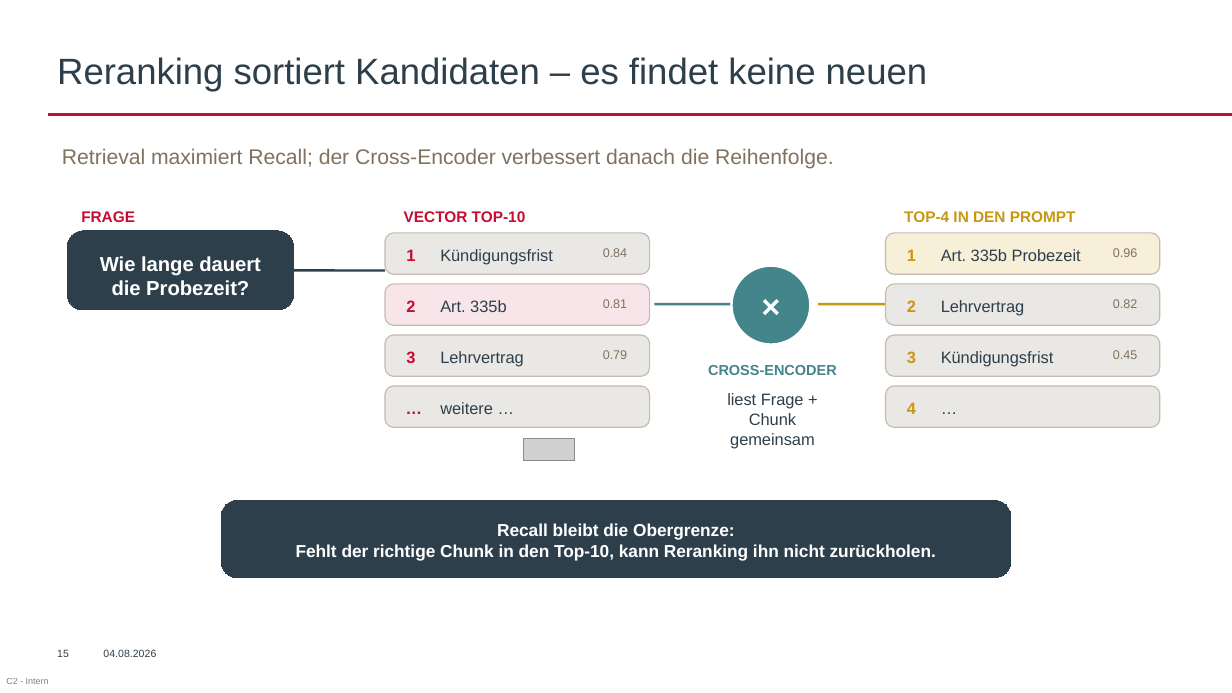
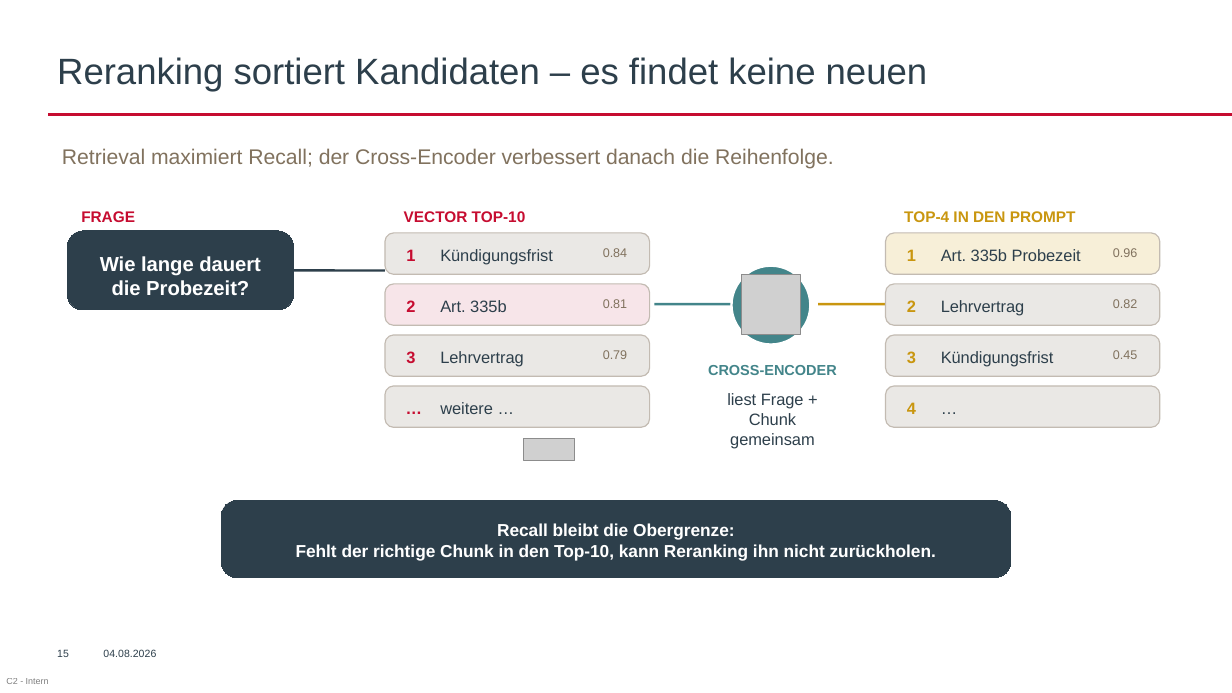
Before and after one commit to AkrosAG/RAG-Workshop, a slide deck: slide 13 of RAG_Workshop.pptx. Drawn at 1232x693 pixels with LibreOffice and Linux fonts; fonts in the diff are those of the drawing; grey boxes stand for pictures; background and template pictures are left out. Boxes give left, top, right and bottom in pixels: in the first picture for what was removed or moved away, otherwise in the second. Text is boxed around its words. In the diff, an @@ line names an element or a change of style, - is before the commit and + after.

```diff
--- a/RAG_Workshop.pptx
+++ b/RAG_Workshop.pptx
@@ text in ellipse at [732,266,811,345]: text removed @@
-×
@@ picture added at [741,274,800,335] @@
```
Also in this commit, not shown: 3 other slides changed.
